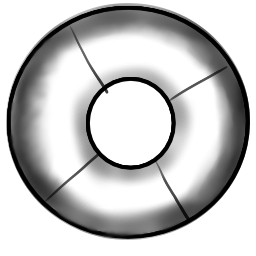
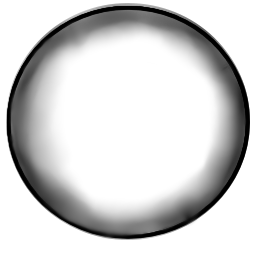
Layered file, before and after one edit (w=256, h=256). Changes by layer:
painted on "Paint Layer 1" over [9, 19, 241, 237]
